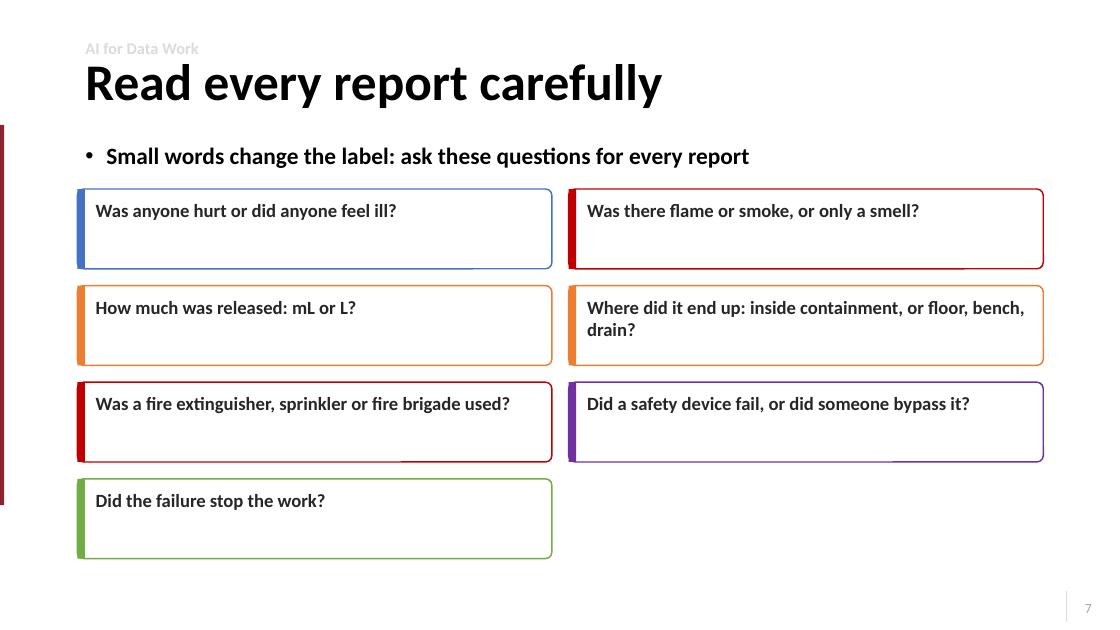
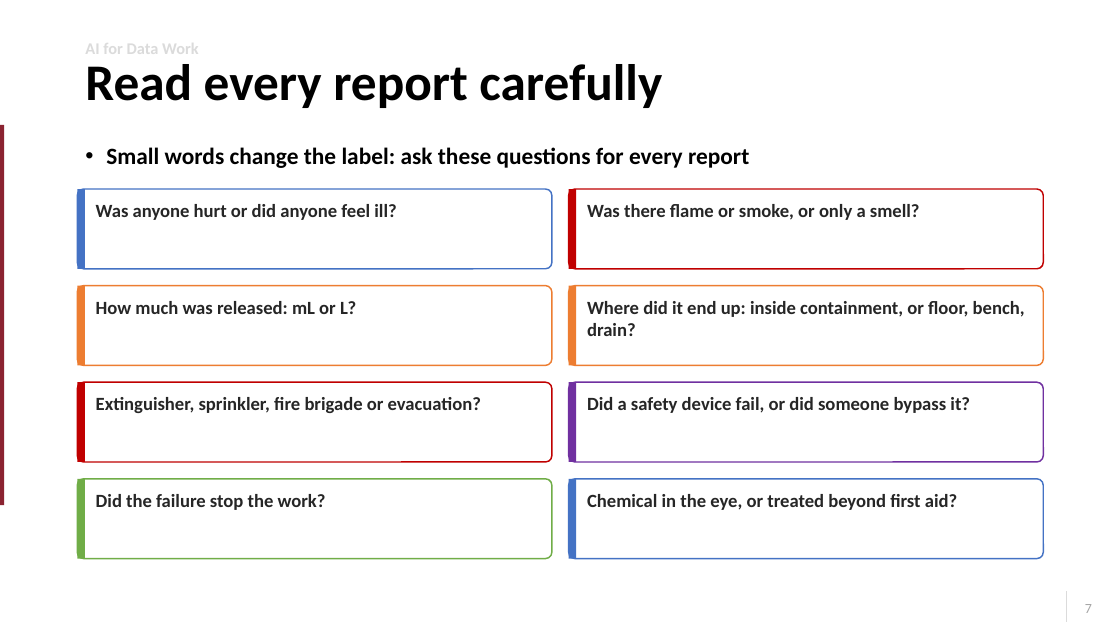
Before and after one commit to KWK-GoLive/incident-checker, a slide deck: slide 7 of Incident_Classification_slides.pptx. Drawn at 1120x630 pixels with LibreOffice and Linux fonts; fonts in the diff are those of the drawing; background and template pictures are left out. Boxes give left, top, right and bottom in pixels: in the first picture for what was removed or moved away, otherwise in the second. Text is boxed around its words. In the diff, an @@ line names an element or a change of style, - is before the commit and + after.

```diff
--- a/Incident_Classification_slides.pptx
+++ b/Incident_Classification_slides.pptx
@@ text at box(96, 397, 481, 413): text changed @@
-Was a fire extinguisher, sprinkler or fire brigade used?
+Extinguisher, sprinkler, fire brigade or evacuation?
@@ rounded rectangle added at box(569, 479, 1044, 559), fill #FFFFFF, outline #4472C4 1.25 pt @@
@@ rectangle added at box(569, 479, 576, 559), fill #4472C4 @@
@@ text added at box(587, 494, 957, 510), 16 pt, text #262626, bold @@
+Chemical in the eye, or treated beyond first aid?
```
Also in this commit, not shown: 4 other slides changed, 5 other files.
